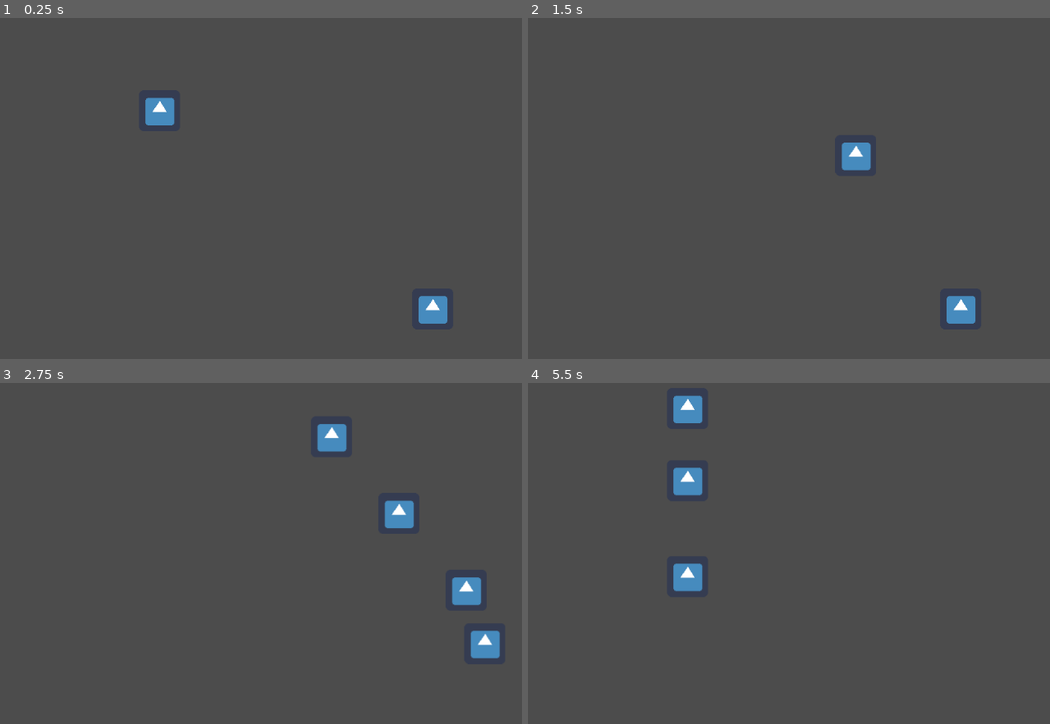
Above: before the commit, frames 1-4 (two rows, left to right).
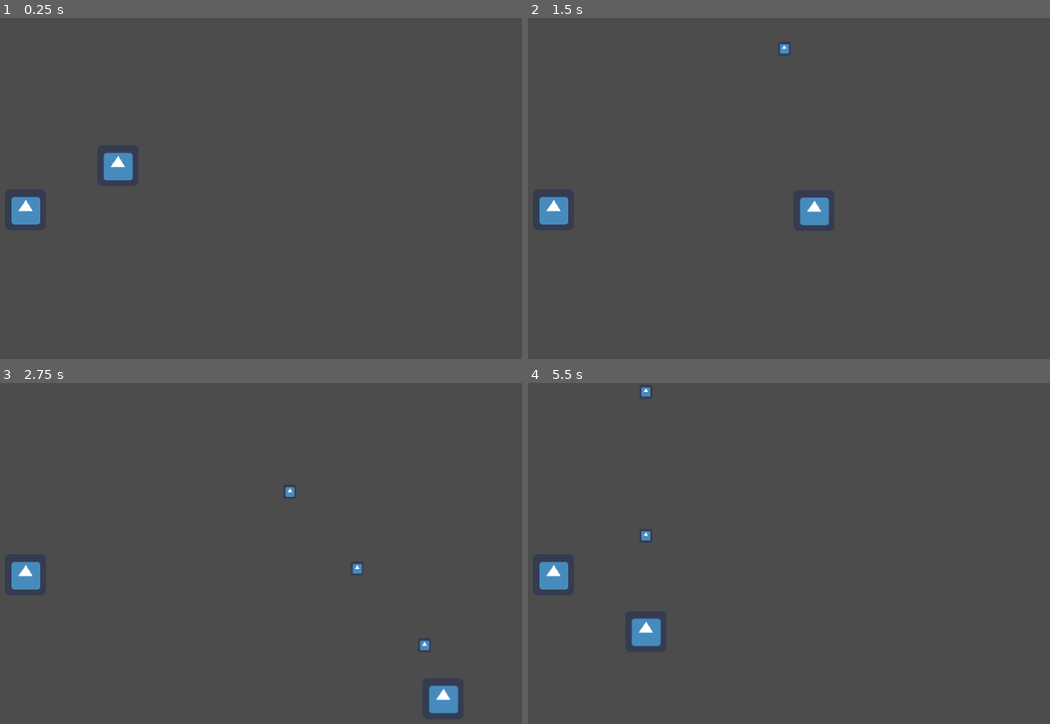
Above: after the commit, the same moments.

Repository: bondrewd0/Pv3-Final
Game: Godot game, scene res://TestLevel.tscn
Same seed, same stepped clock (60 frames per second), same inputs: the game is played once before the commit and once after it. The engine's default icon, where the game draws it, is replaced by a stand-in: a white triangle on a blue panel in a dark square.
Inputs (mouse positions are in pixels of both pictures, inside the frame that each line leads up to):
- Up to frame 1 (0.25 s): no input
- Up to frame 2 (1.5 s): tap Enter at 0.5 s; move the mouse to (961, 191) at 0.52 s; press the mouse at (961, 191) at 0.53 s; hold D (Right) 0.53-1.28 s; move the mouse to (684, 229) at 1.27 s; release the mouse at (684, 229) at 1.28 s; hold S (Down) from 1.28 s (still down); click (684, 229) at 1.35 s
- Up to frame 3 (2.75 s): move the mouse to (354, 492) at 2.02 s; release S (Down) at 2.03 s; press the mouse at (354, 492) at 2.03 s; hold D (Right) from 2.03 s (still down)
- Up to frame 4 (5.5 s): move the mouse to (783, 652) at 2.77 s; release D (Right) at 2.78 s; release the mouse at (783, 652) at 2.78 s; hold W (Up) 2.78-3.53 s; click (783, 652) at 2.85 s; move the mouse to (1013, 631) at 3.52 s; press the mouse at (1013, 631) at 3.53 s; hold A (Left) 3.53-5.03 s; move the mouse to (621, 515) at 4.27 s; release the mouse at (621, 515) at 4.28 s; click (621, 515) at 4.35 s; move the mouse to (851, 573) at 5.02 s; press the mouse at (851, 573) at 5.03 s; hold S (Down) from 5.03 s (still down)

The runs differ from the first frame. In frame 1, 1.8% of the frame differs, in the area x 2-86%, y 23-90%; in frame 2, 1.9%; in frame 3, 2.9%, in the area x 2-96%, y 12-97%; in frame 4, 2.4%.

Commit message:
Bullet and buff correction

Diff:
--- a/Buff.tscn
+++ b/Buff.tscn
@@ -10,11 +10,9 @@
 script = ExtResource( 1 )
 
 [node name="BuffSprite" type="Sprite" parent="." groups=["bufos"]]
-position = Vector2( 725, 405 )
 texture = ExtResource( 2 )
 
 [node name="Area2D" type="Area2D" parent="." groups=["bufos"]]
-position = Vector2( 725, 405 )
 collision_layer = 2
 
 [node name="CollisionShape2D" type="CollisionShape2D" parent="Area2D"]
--- a/Bullet.tscn
+++ b/Bullet.tscn
@@ -4,6 +4,7 @@
 [ext_resource path="res://Scripts/Bullet.gd" type="Script" id=2]
 
 [sub_resource type="CircleShape2D" id=1]
+radius = 32.0
 
 [node name="Bullet" type="Node2D"]
 position = Vector2( 164, 283 )
@@ -11,6 +12,7 @@
 speed = 400
 
 [node name="Sprite" type="Sprite" parent="." groups=["Bullet"]]
+scale = Vector2( 0.3125, 0.34375 )
 texture = ExtResource( 1 )
 
 [node name="Area2D" type="Area2D" parent="Sprite"]
@@ -20,10 +22,7 @@
 [node name="CollisionShape2D" type="CollisionShape2D" parent="Sprite/Area2D"]
 shape = SubResource( 1 )
 
-[node name="Despawner" type="Timer" parent="Sprite"]
-wait_time = 2.0
-one_shot = true
-autostart = true
+[node name="VisibilityNotifier2D" type="VisibilityNotifier2D" parent="."]
 
 [connection signal="area_entered" from="Sprite/Area2D" to="." method="_on_Area2D_area_entered"]
-[connection signal="timeout" from="Sprite/Despawner" to="." method="_on_Despawner_timeout"]
+[connection signal="viewport_exited" from="VisibilityNotifier2D" to="." method="_on_VisibilityNotifier2D_viewport_exited"]
--- a/LevelManager.gd
+++ b/LevelManager.gd
@@ -5,15 +5,13 @@
 # var a = 2
 # var b = "text"
 var buffNode= preload("res://Buff.tscn")
-var pos=Vector2(10,50)
+var pos=Vector2(100,300)
 # Called when the node enters the scene tree for the first time.
 func _ready():
 	var buffInstance=buffNode.instance()
 	add_child(buffInstance)
 	buffInstance.global_position=pos
 
-
-
 # Called every frame. 'delta' is the elapsed time since the previous frame.
 #func _process(delta):
 #	pass
--- a/Scripts/Bullet.gd
+++ b/Scripts/Bullet.gd
@@ -16,9 +16,8 @@
 	position-=transform.y*speed*delta
 
 
-func _on_Area2D_area_entered(area):
+func _on_Area2D_area_entered(_area):
 	queue_free()
 
-
-func _on_Despawner_timeout():
+func _on_VisibilityNotifier2D_viewport_exited(viewport):
 	queue_free()
--- a/Scripts/PlayerController.gd
+++ b/Scripts/PlayerController.gd
@@ -53,17 +53,17 @@
 
 
 func _on_BuffTimer_timeout():
-	firingCooldown=0.3
+	firingCooldown=0.15
 
 
 func _fireRate_up():
 	buffTimerRef.start(5)
-	firingCooldown=0.15
+	firingCooldown=0.05
 	print(1)
 
 
 
 
 
-func _on_Area2D_area_entered(area):
+func _on_Area2D_area_entered(_area):
 	_fireRate_up()
--- a/TestLevel.tscn
+++ b/TestLevel.tscn
@@ -6,5 +6,5 @@
 [node name="TestLevel" type="Node"]
 script = ExtResource( 4 )
 
-[node name="Node2D" parent="." instance=ExtResource( 1 )]
-position = Vector2( 309, 145 )
+[node name="Player" parent="." instance=ExtResource( 1 )]
+position = Vector2( 244, 231 )
